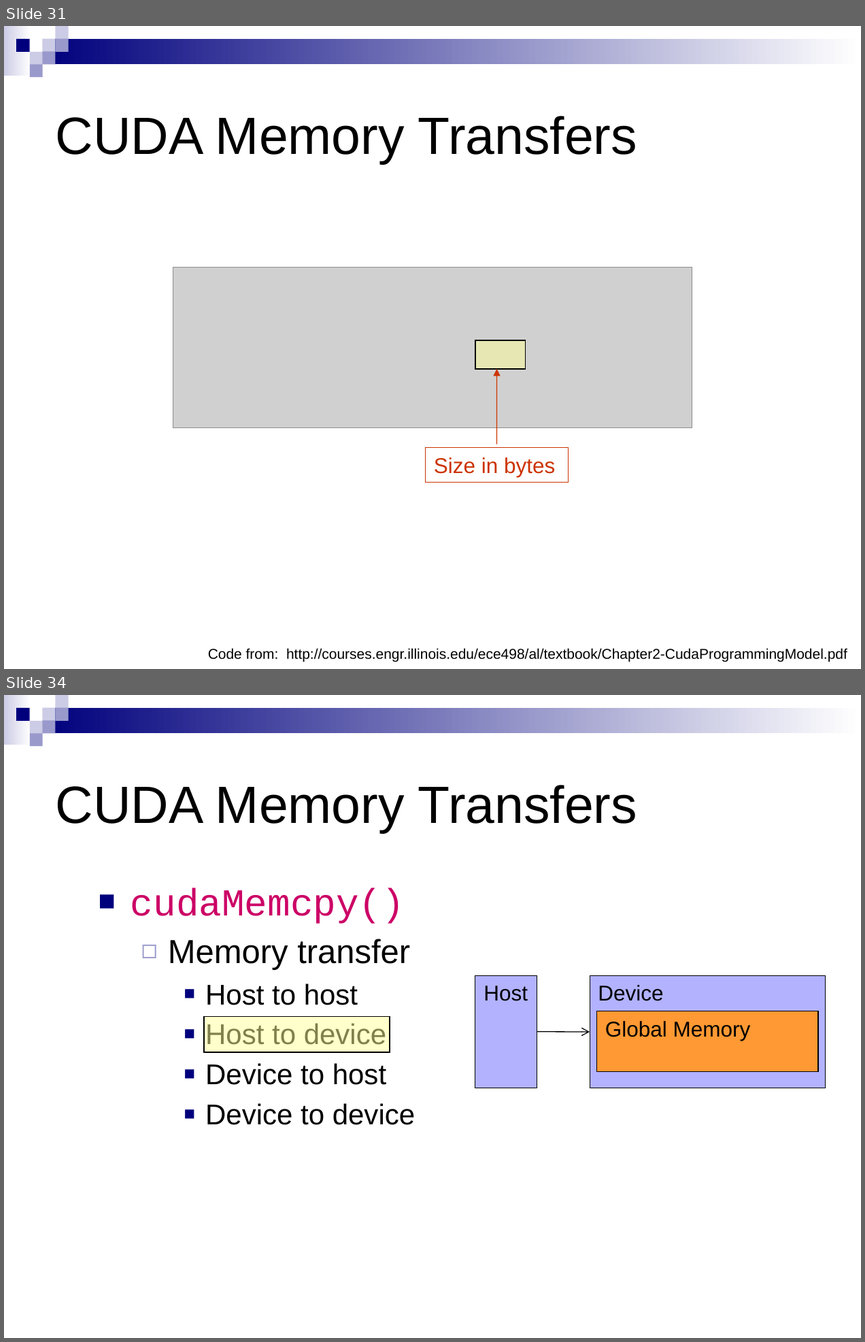
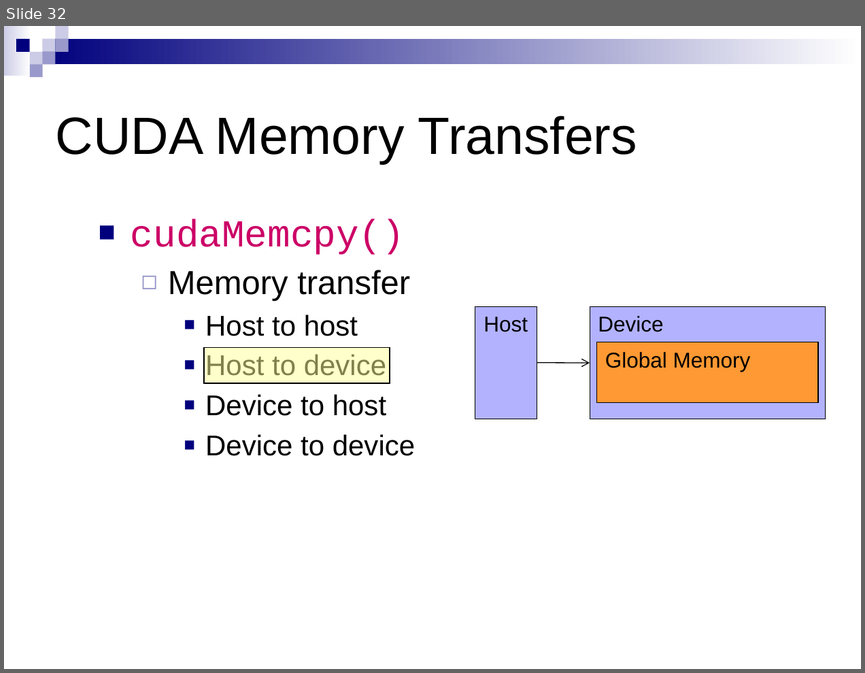
Before and after one commit to CIS565-Fall-2012/cis565-fall-2012.github.com, a slide deck: lectures/09-17-CUDA-Introduction-1-of-2.pptx. Shown one above the other, each under a label of ours: slides 31 and 34 before the commit, slide 32 after it; the slides between them are not shown. The pictures are 865x1342 and 865x673 pixels, drawn with LibreOffice and Linux fonts; fonts in the diff are those of the drawing; grey boxes stand for pictures. Boxes give left, top, right and bottom in pixels: in the first picture for what was removed or moved away, otherwise in the second. Text is boxed around its words. In the diff, an @@ line names an element or a change of style, - is before the commit and + after.

```diff
--- a/lectures/09-17-CUDA-Introduction-1-of-2.pptx
+++ b/lectures/09-17-CUDA-Introduction-1-of-2.pptx
@@ slide 31 removed at <box>4,26,861,669</box>, background #FFFFFF; not listed: 9 template elements that a slide beside it also shows @@
@@ title removed at <box>56,116,637,164</box> @@
-CUDA Memory Transfers
@@ picture removed at <box>173,267,691,428</box> @@
@@ rectangle removed at <box>475,340,525,369</box> @@
@@ arrow removed from (496, 444) to (496, 369) @@
@@ rectangle removed at <box>426,448,568,482</box> @@
-Size in bytes
@@ text removed at <box>208,648,847,661</box> @@
-Code from: http://courses.engr.illinois.edu/ece498/al/textbook/Chapter2-CudaProgrammingModel.pdf
@@ what was slide 34 is now slide 32 @@
```
Also in this commit, not shown: 3 slides changed, 2 other slides removed, 1 other file.
